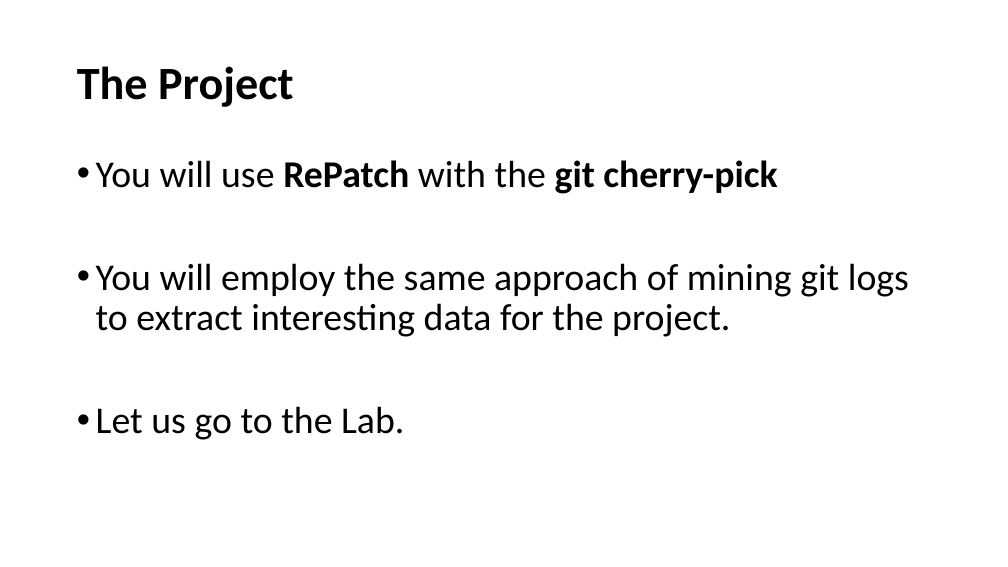
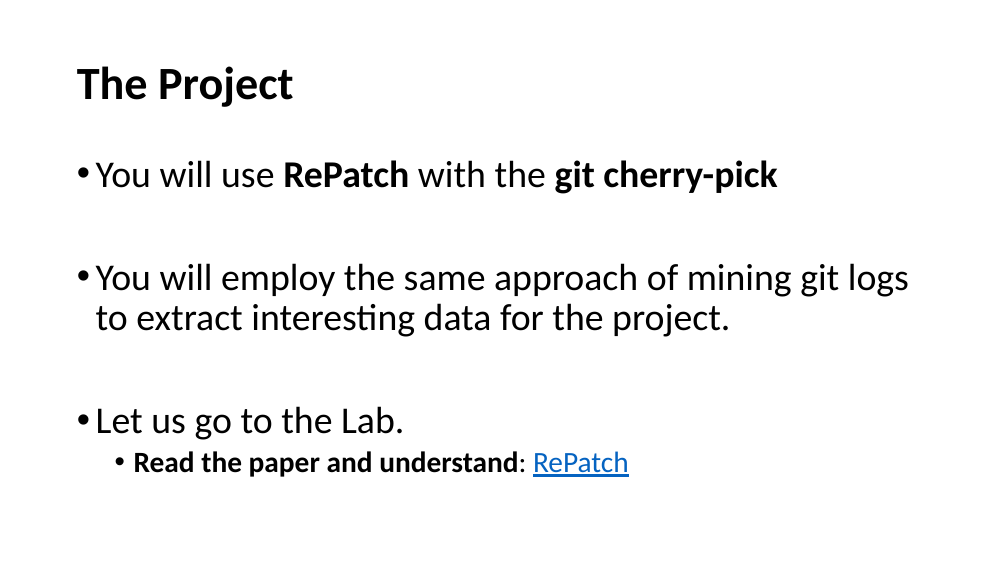
Before and after one commit to johnxu21/johnxu21.github.io, a slide deck: slide 15 of teaching/CS473-Fall2022/integration/Integration.pptx. Drawn at 1008x567 pixels with LibreOffice and Linux fonts; fonts in the diff are those of the drawing. Boxes give left, top, right and bottom in pixels: in the first picture for what was removed or moved away, otherwise in the second. Text is boxed around its words. In the diff, an @@ line names an element or a change of style, - is before the commit and + after.

```diff
--- a/teaching/CS473-Fall2022/integration/Integration.pptx
+++ b/teaching/CS473-Fall2022/integration/Integration.pptx
@@ text at (134, 451, 629, 477): paragraph added @@
+  • Read the paper and understand: RePatch
```
Also in this commit, not shown: 1 other file.
